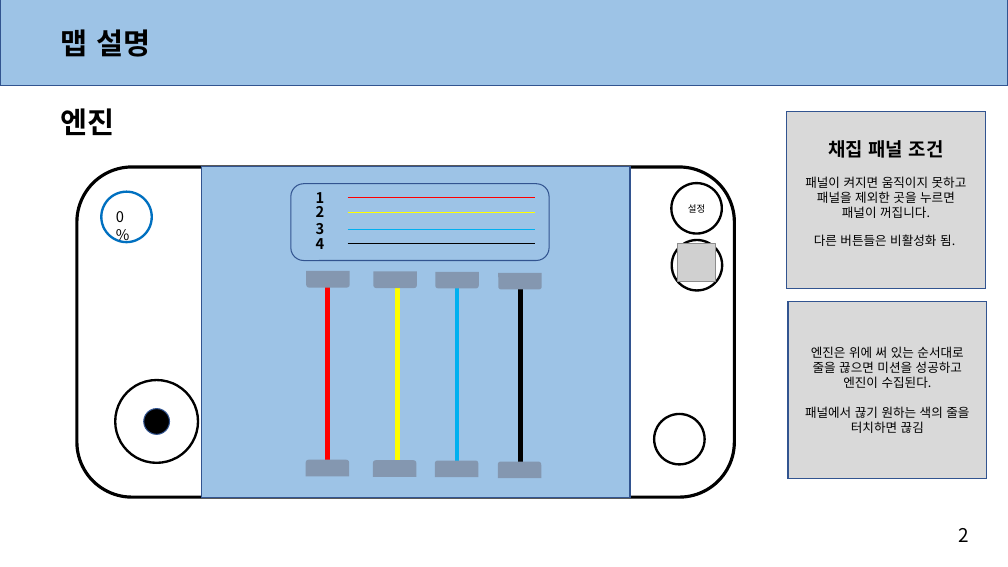
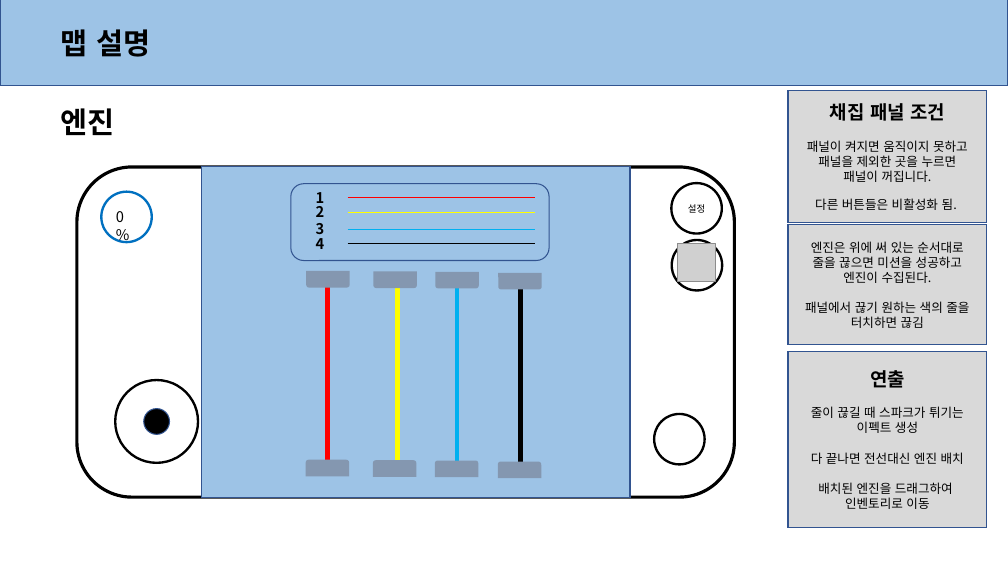
Before and after one commit to anglik0370/EscapeIsland, a slide deck: slide 8 of Document/시스템/채집 시스템.pptx. Drawn at 1008x567 pixels with LibreOffice and Linux fonts; fonts in the diff are those of the drawing; grey boxes stand for pictures. Boxes give left, top, right and bottom in pixels: in the first picture for what was removed or moved away, otherwise in the second. Text is boxed around its words. In the diff, an @@ line names an element or a change of style, - is before the commit and + after.

```diff
--- a/Document/시스템/채집 시스템.pptx
+++ b/Document/시스템/채집 시스템.pptx
@@ rectangle "채집 패널 조건": place and size @@
-rectangle "채집 패널 조건" at [786, 112, 985, 289]
+rectangle "채집 패널 조건" at [788, 91, 987, 222]
@@ rectangle "엔진은 위에 써 있는 순서대로": place and size @@
-rectangle "엔진은 위에 써 있는 순서대로" at [788, 302, 987, 479]
+rectangle "엔진은 위에 써 있는 순서대로" at [788, 225, 987, 345]
@@ rectangle added at [788, 352, 987, 528], fill #D9D9D9, outline #325491 1 pt, 12 pt, text #000000 @@
+연출
+줄이 끊길 때 스파크가 튀기는
+이펙트 생성
+다 끝나면 전선대신 엔진 배치
+배치된 엔진을 드래그하여
+인벤토리로 이동
@@ text removed at [959, 528, 969, 542] @@
-2
```
Also in this commit, not shown: 6 other slides changed, 2 other files.
